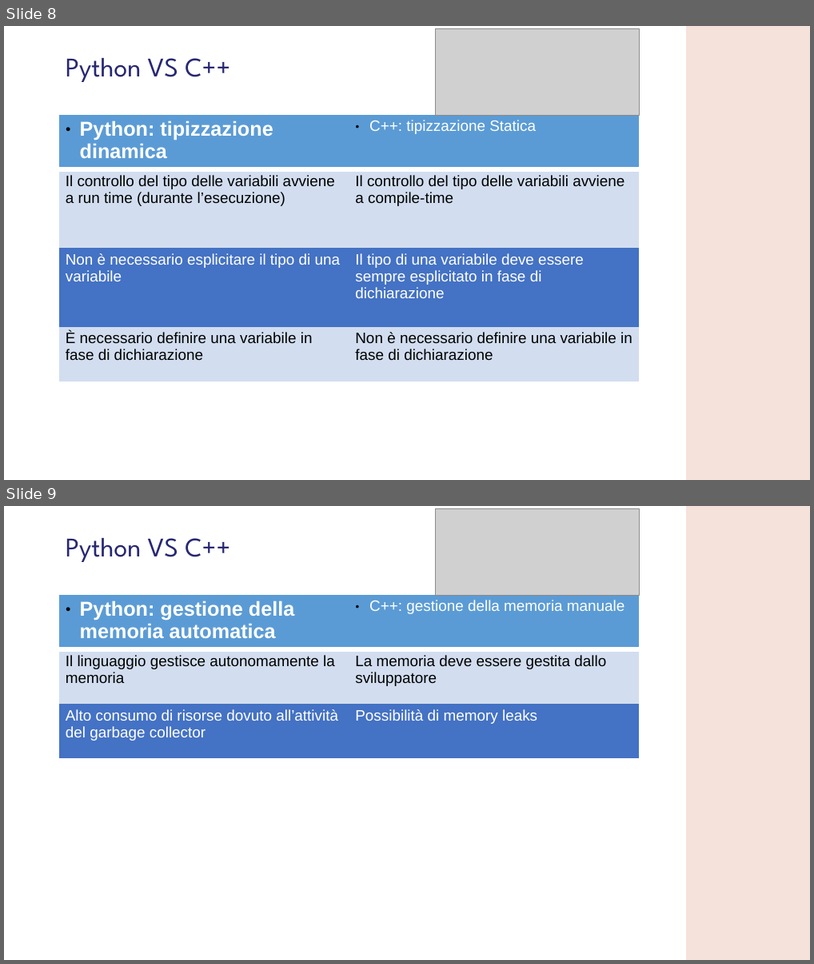
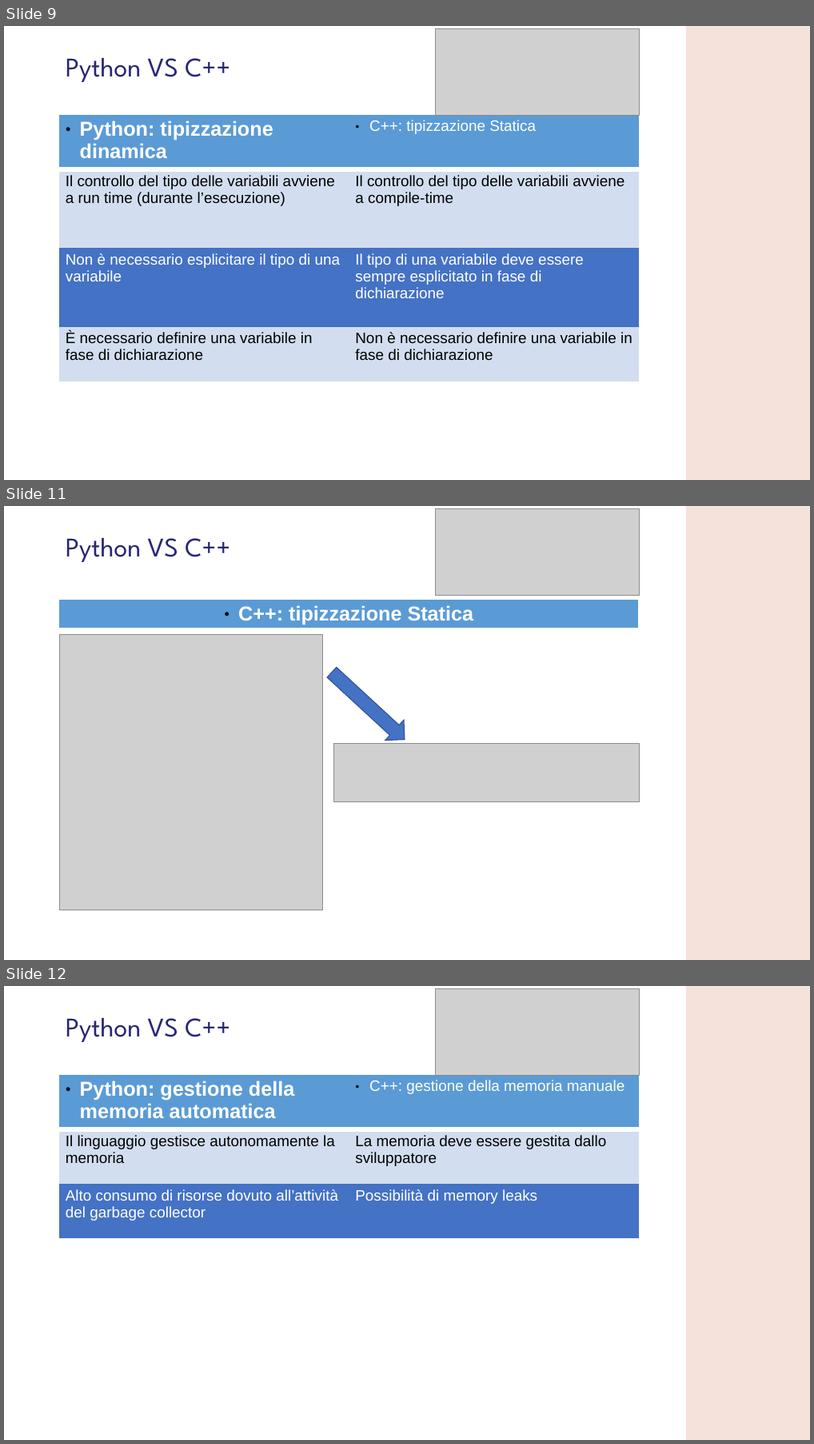
Before and after one commit to GMATZEU42/WS, a slide deck: WS01/WS_1.odp. Shown one above the other, each under a label of ours: slides 8 and 9 before the commit, slides 9, 11 and 12 after it; the slides between them are not shown. The pictures are 814x964 and 814x1444 pixels, drawn with LibreOffice and Linux fonts; fonts in the diff are those of the drawing; grey boxes stand for pictures; background and template pictures are left out. Boxes give left, top, right and bottom in pixels: in the first picture for what was removed or moved away, otherwise in the second. Text is boxed around its words. In the diff, an @@ line names an element or a change of style, - is before the commit and + after.

```diff
--- a/WS01/WS_1.odp
+++ b/WS01/WS_1.odp
@@ slide 11 added at (4,506,810,960), background #FFFFFF; not listed: 1 template element that a slide beside it also shows @@
@@ picture added at (435,508,639,595) @@
@@ title added at (66,538,230,562), 32 pt, text #272774 @@
+Python VS C++
@@ table added at (60,599,639,628), 1 rows, 1 columns @@
+C++: tipizzazione Statica
@@ picture added at (60,634,323,910) @@
@@ freeform shape added at (323,662,414,749), fill #4472C4, outline #2F528F 0.99 pt @@
@@ picture added at (334,743,640,802) @@
@@ what was slide 8 is now slide 9 @@
@@ what was slide 9 is now slide 12 @@
```
Also in this commit, not shown: 3 slides changed, 2 other slides added, 8 other files.
